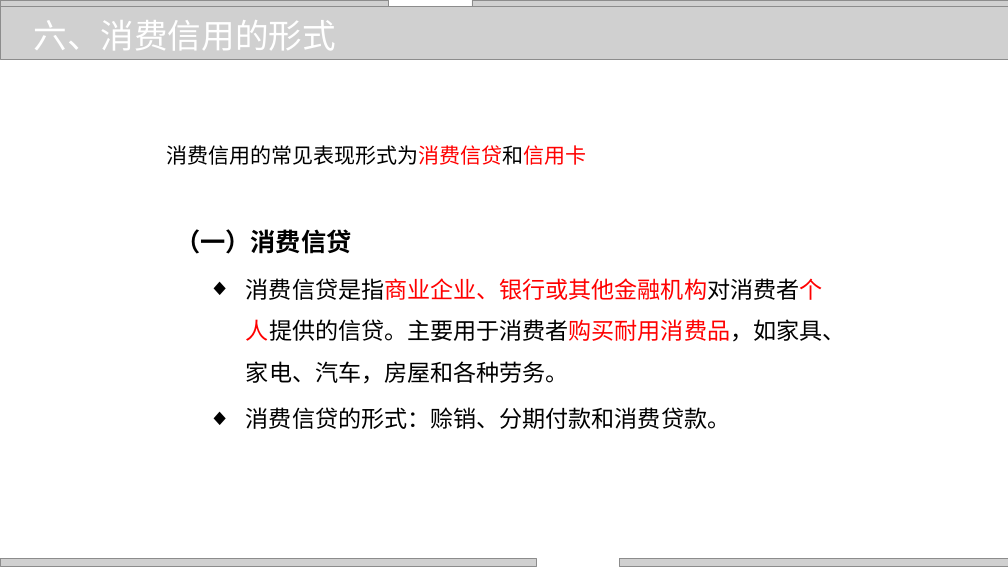
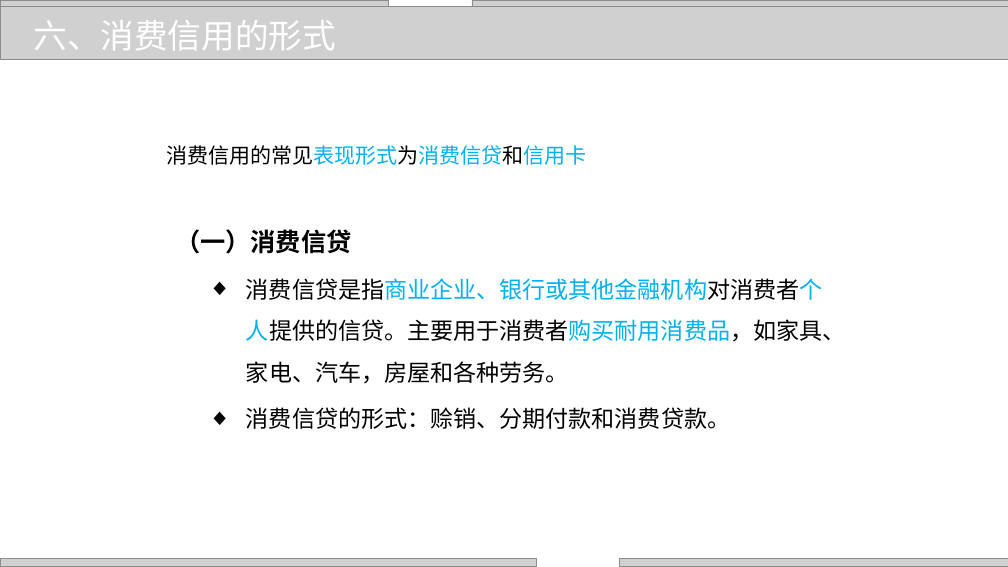
Before and after one commit to zhangjianzhang/internet_credit, a slide deck: slide 15 of files/slides/lecture_14.pptx. Drawn at 1008x567 pixels with LibreOffice and Linux fonts; fonts in the diff are those of the drawing; grey boxes stand for pictures; background and template pictures are left out. Boxes give left, top, right and bottom in pixels: in the first picture for what was removed or moved away, otherwise in the second. Text is boxed around its words. In the diff, an @@ line names an element or a change of style, - is before the commit and + after.

```diff
--- a/files/slides/lecture_14.pptx
+++ b/files/slides/lecture_14.pptx
@@ text "消费信用的常见表现形式为消费信贷和信用卡" at bbox=[166, 145, 587, 165]: text colour #000000 to #00B0F0, text colour #FF0000 to #00B0F0 in "消费信用的常见表现形式为消费信贷和信用卡" @@
@@ text at bbox=[246, 278, 846, 384]: text colour #FF0000 to #00B0F0 in "消费信贷是指商业企业、银行或其他金融机构对消费者个人提供的信贷。主要用于消费者购买耐用消费品，如家具、家电、汽车，房屋和 ..." @@
```
Also in this commit, not shown: 13 other slides changed, 6 other files.
